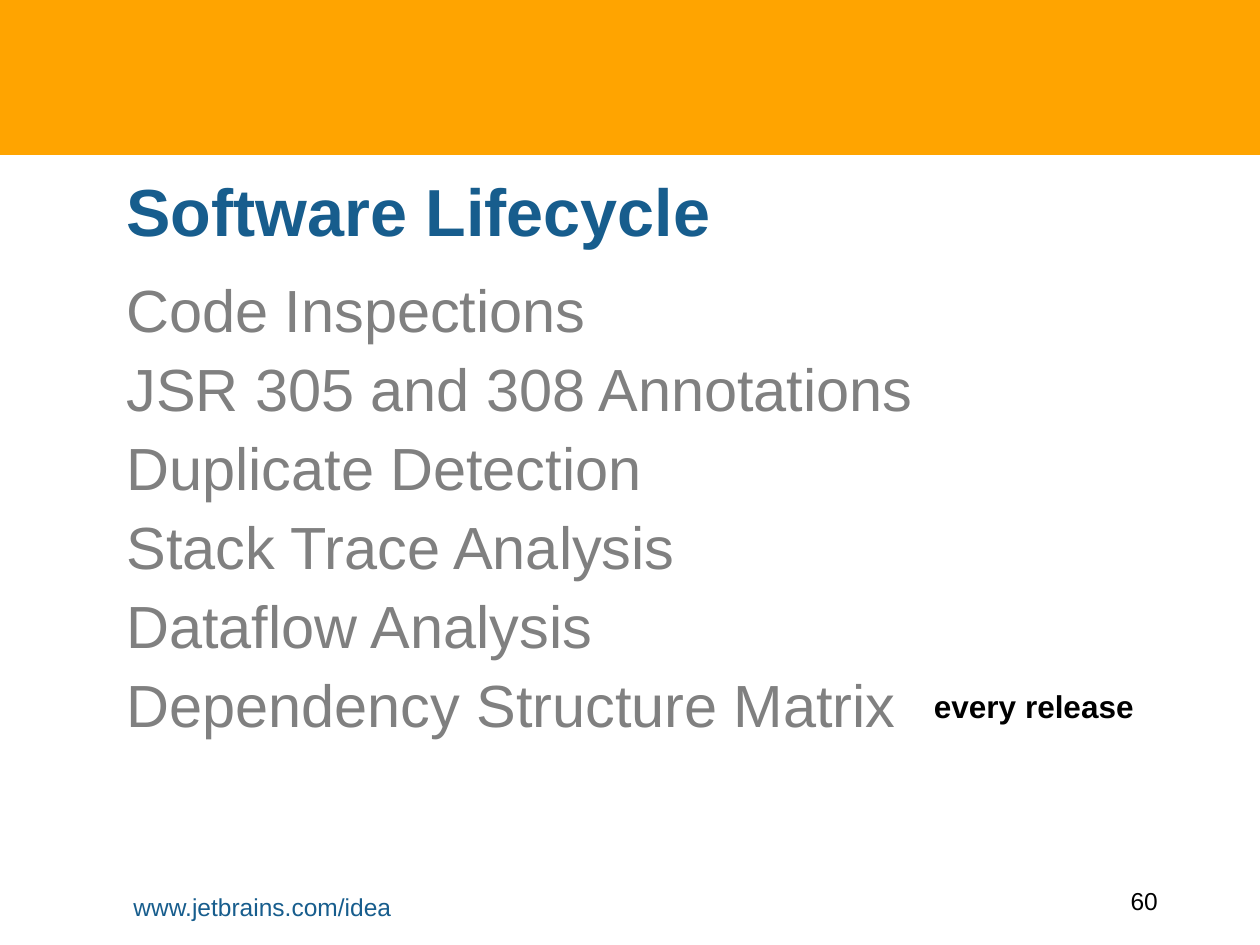
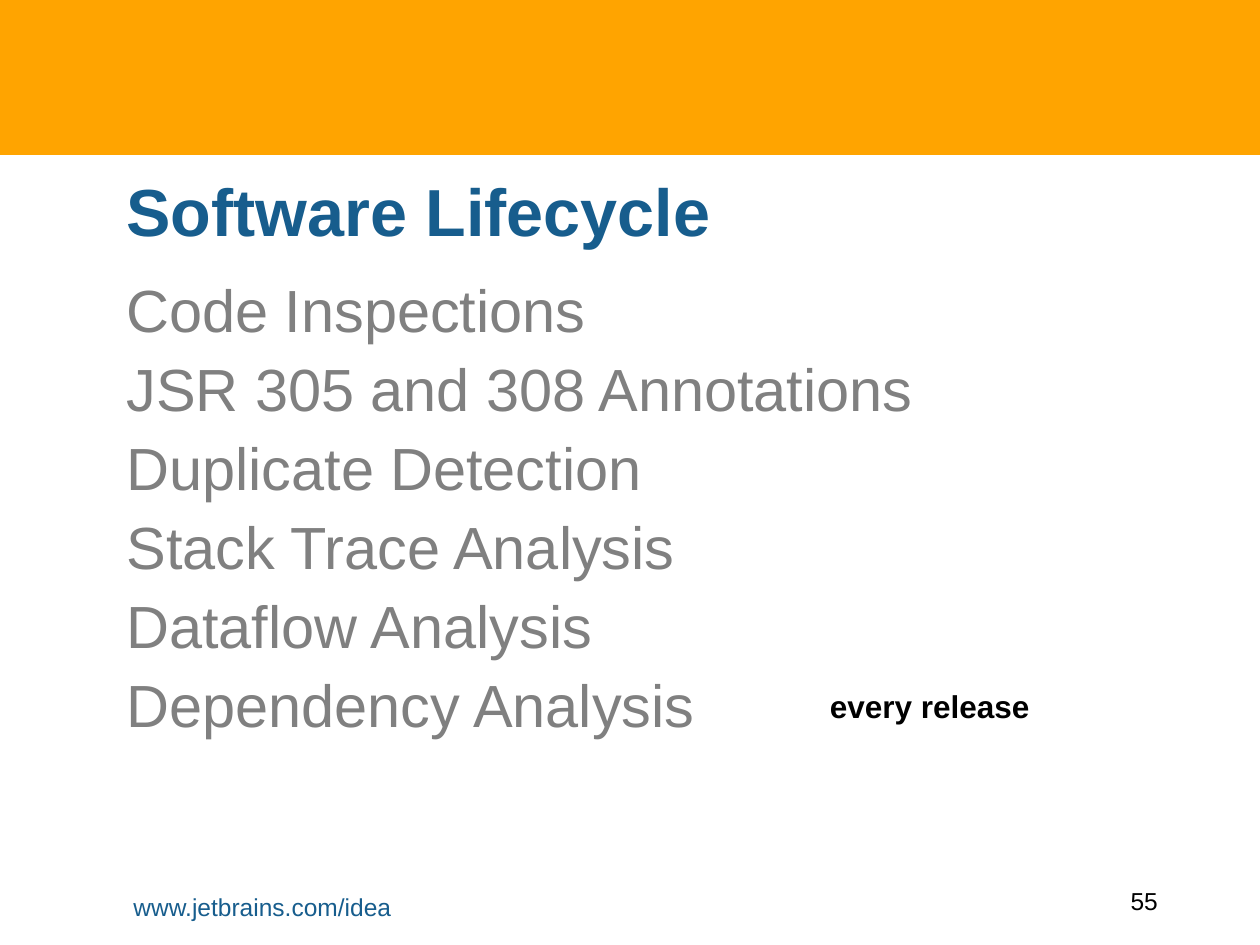
Before and after one commit to HamletDRC/presentations, a slide deck: slide 55 of staticanalysis/StaticAnalysisInIDEA.odp (slide 60 before the commit). Drawn at 1260x945 pixels with LibreOffice and Linux fonts; fonts in the diff are those of the drawing; background and template pictures are left out. Boxes give left, top, right and bottom in pixels: in the first picture for what was removed or moved away, otherwise in the second. Text is boxed around its words. In the diff, an @@ line names an element or a change of style, - is before the commit and + after.

Commit message:
Static Analysis: Final run thru and final version of slides and code.

```diff
--- a/staticanalysis/StaticAnalysisInIDEA.odp
+++ b/staticanalysis/StaticAnalysisInIDEA.odp
@@ text at <box>127,684,694,738</box>: text changed @@
-Dependency Structure Matrix
+Dependency Analysis
@@ text "every release": place and size @@
-text "every release" at <box>934,695,1134,723</box>
+text "every release" at <box>830,695,1030,723</box>
@@ page number at <box>1131,893,1158,911</box>: text changed @@
-60
+55
```
Also in this commit, not shown: 9 other slides changed, 4 slides added, 9 slides removed, 1 other file.
